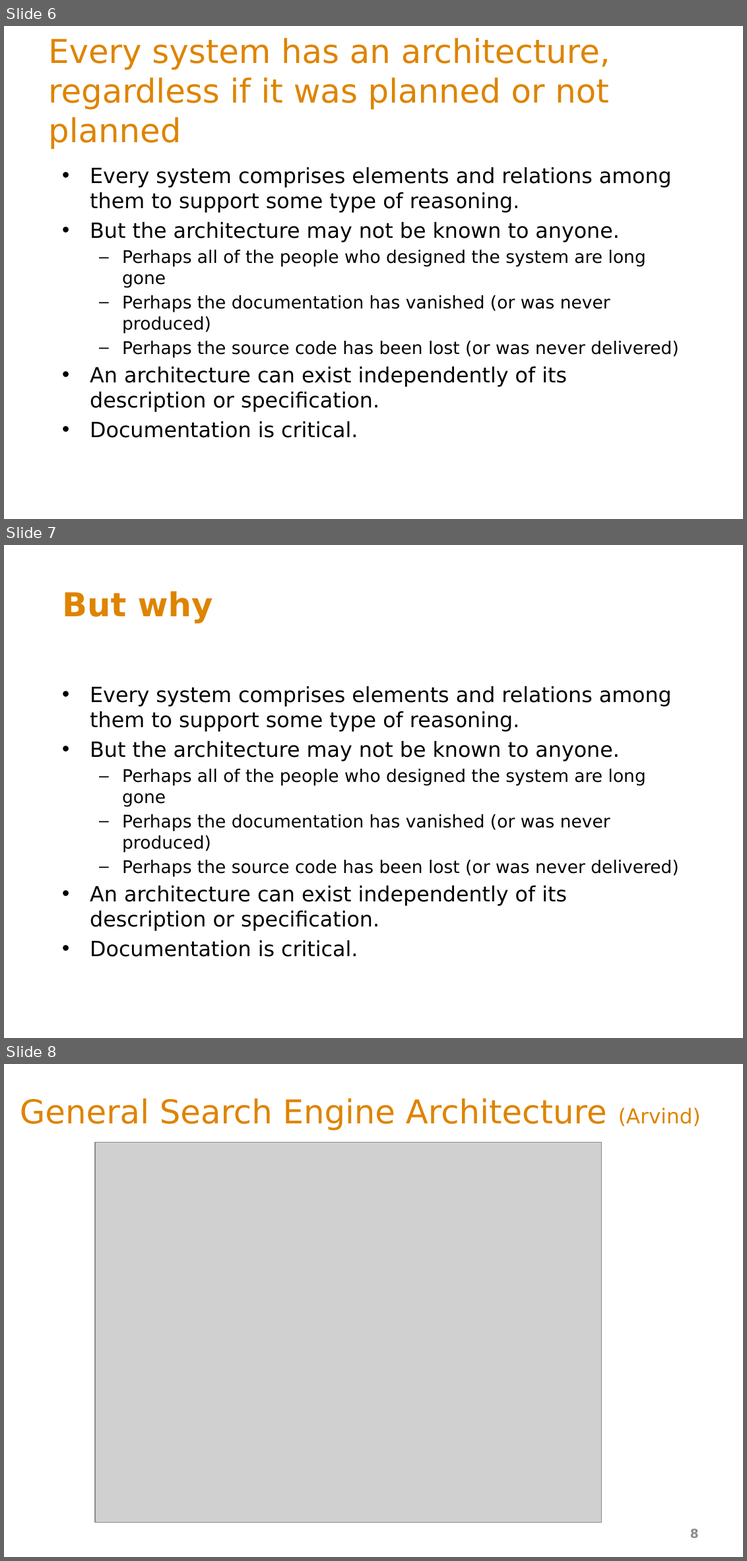
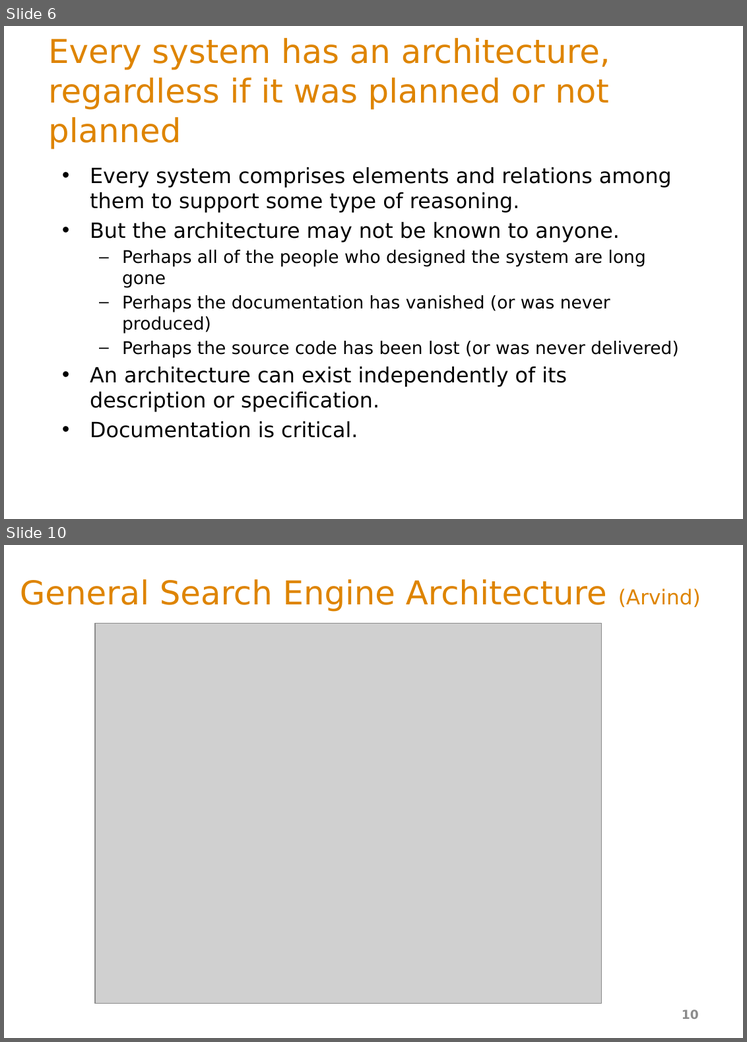
Before and after one commit to ArchitectingSoftware/SE577-SoftwareArchitecture, a slide deck: lectures/_L1a Intro to SW Architecture.pptx. Shown one above the other, each under a label of ours: slides 6, 7 and 8 before the commit, slides 6 and 10 after it; the slides between them are not shown. The pictures are 747x1561 and 747x1042 pixels, drawn with LibreOffice and Linux fonts; fonts in the diff are those of the drawing; grey boxes stand for pictures. Boxes give left, top, right and bottom in pixels: in the first picture for what was removed or moved away, otherwise in the second. Text is boxed around its words. In the diff, an @@ line names an element or a change of style, - is before the commit and + after.

```diff
--- a/lectures/_L1a Intro to SW Architecture.pptx
+++ b/lectures/_L1a Intro to SW Architecture.pptx
@@ slide 7 removed at <box>4,545,743,1038</box>, background #FFFFFF @@
@@ title removed at <box>62,591,213,624</box> @@
-But why
@@ text removed at <box>90,686,679,931</box> @@
-• Every system comprises elements and relations among them to support some type of reasoning.
-• But the architecture may not be known to anyone.
-  – Perhaps all of the people who designed the system are long gone
-  – Perhaps the documentation has vanished (or was never produced)
-  – Perhaps the source code has been lost (or was never delivered)
-• An architecture can exist independently of its description or specification.
-• Documentation is critical.
@@ what was slide 8 is now slide 10 @@
@@ page number at <box>682,1010,699,1019</box>: text changed @@
-8
+10
```
Also in this commit, not shown: 3 slides added, 6 other files.
